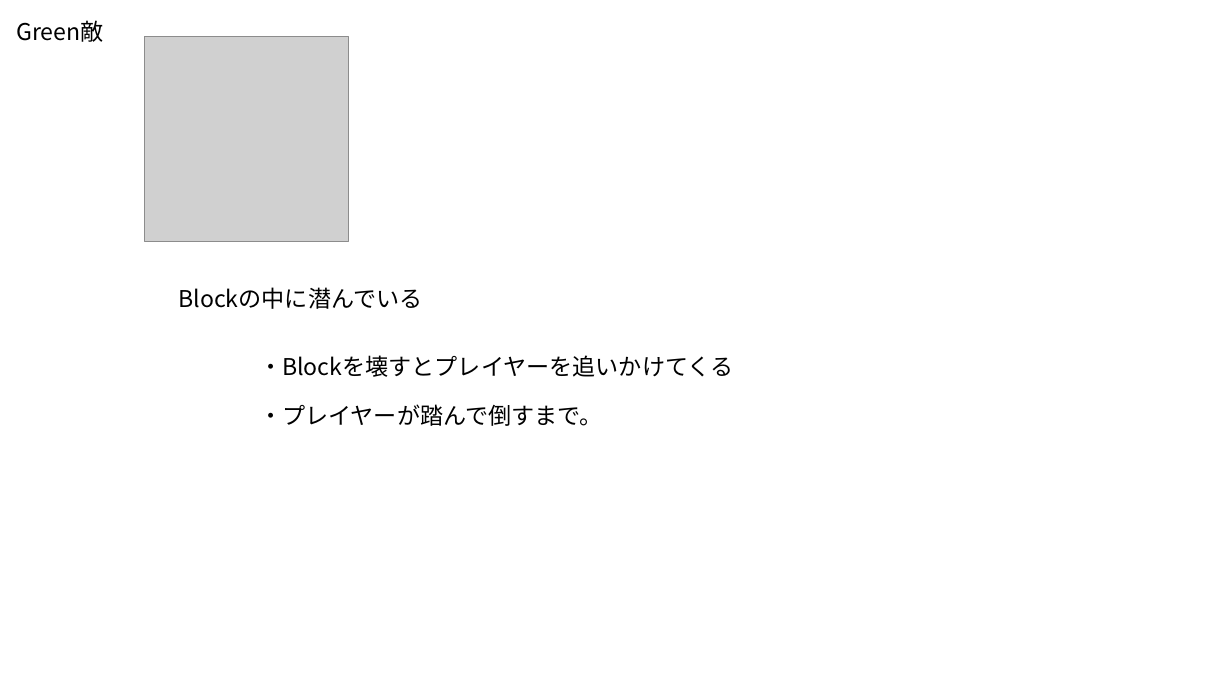
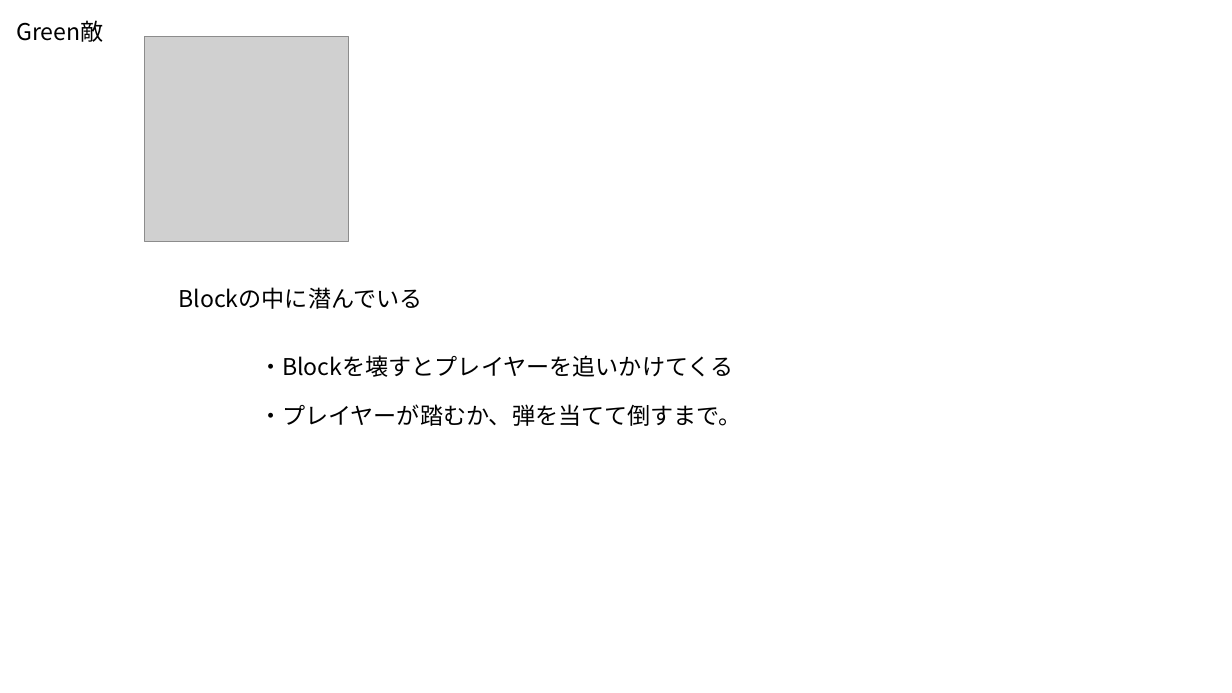
Before and after one commit to syo-ya/GameProductionPractice1, a slide deck: slide 4 of ゲーム制作課題「Breaking_UP」/仕様書/敵.pptx. Drawn at 1232x693 pixels with LibreOffice and Linux fonts; fonts in the diff are those of the drawing; grey boxes stand for pictures. Boxes give left, top, right and bottom in pixels: in the first picture for what was removed or moved away, otherwise in the second. Text is boxed around its words. In the diff, an @@ line names an element or a change of style, - is before the commit and + after.

```diff
--- a/ゲーム制作課題「Breaking_UP」/仕様書/敵.pptx
+++ b/ゲーム制作課題「Breaking_UP」/仕様書/敵.pptx
@@ text at (259,404,742,426): text changed @@
-・プレイヤーが踏んで倒すまで。
+・プレイヤーが踏むか、弾を当てて倒すまで。
```
Also in this commit, not shown: 1 other slide changed, 1 other file.
